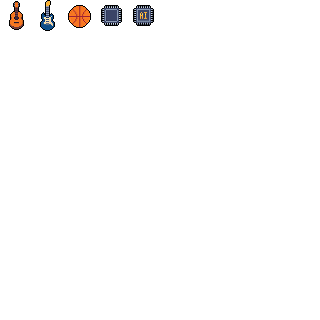
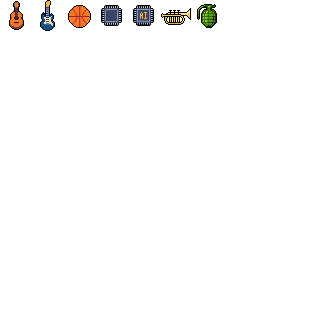
Revision of a layered 320x320 image; what changed, layer by layer:
added layer "Layer 2" above "Layer 1" over [198, 5, 216, 27]
painted on "Layer 1" over [161, 8, 191, 25]
